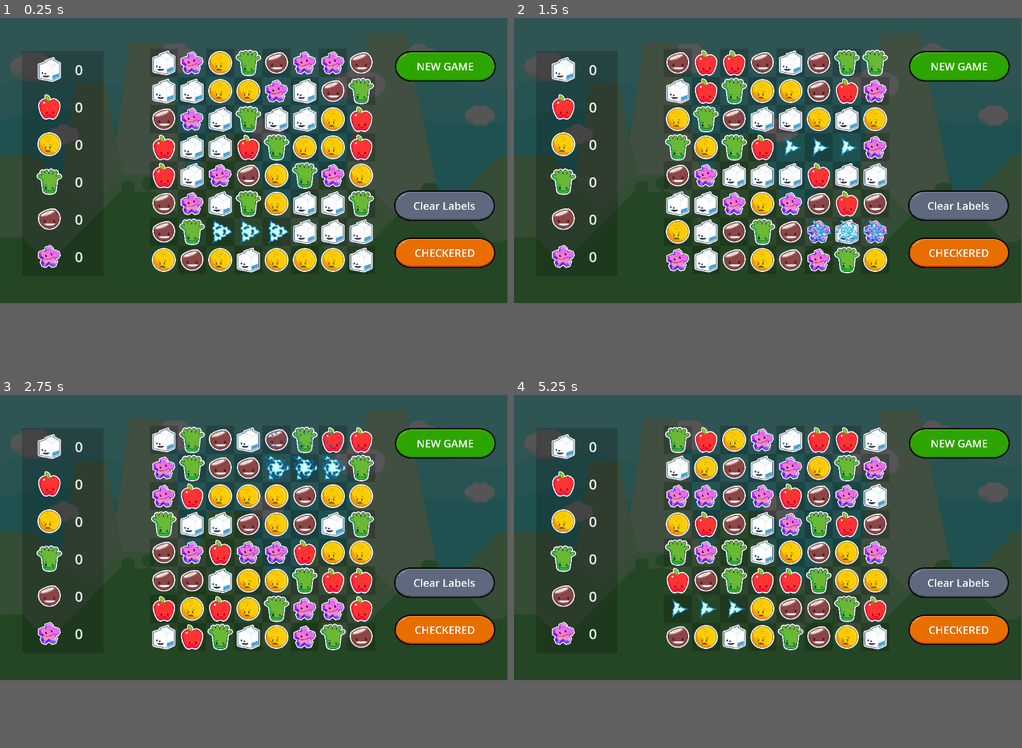
Above: before the commit, frames 1-4 (two rows, left to right).
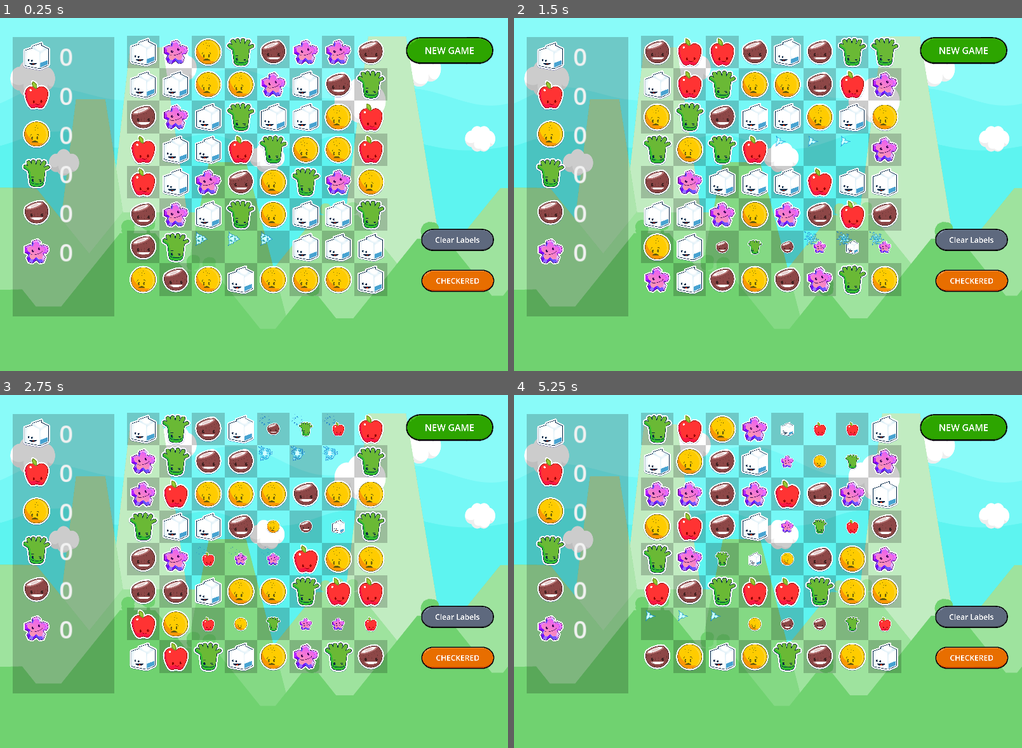
Above: after the commit, the same moments.

Repository: gitbrent/godot-match-3
Game: Godot game, scene res://game.tscn
Same seed, same stepped clock (60 frames per second), same inputs: the game is played once before the commit and once after it.
Inputs:
- Up to frame 1 (0.25 s): no input
- Up to frame 2 (1.5 s): click "Clear Labels" at 0.5 s; click "NEW GAME" at 1.25 s
- Up to frame 3 (2.75 s): click "NEW GAME" at 2 s
- Up to frame 4 (5.25 s): click "CHECKERED" at 2.75 s; click "Clear Labels" at 3.5 s; click "CHECKERED" at 4.25 s; click "NEW GAME" at 5 s
The window is 799x449 before the commit and 800x556 after it. Grey fills any space a smaller window leaves; there, only what the larger window draws over its background counts as a difference.

The runs differ from the first frame. In frame 1, 78% of the frame differs, in the area x 0-100%, y 0-86%; in frame 2, 79%; in frame 3, 80%; in frame 4, 80%.

Commit message:
MAJOR resize project display
2000x1390

Diff:
--- a/debug_label_theme.tres
+++ b/debug_label_theme.tres
@@ -4,4 +4,4 @@
 
 [resource]
 default_font = ExtResource("1_jo8de")
-default_font_size = 10
+default_font_size = 18
--- a/enums.gd
+++ b/enums.gd
@@ -4,6 +4,7 @@
 const APP_BLD:String = "2040510"
 const TWEEN_TIME:float = 0.25
 const EXPLODE_DELAY:int = 1
+const SRPITE_POS:Vector2 = Vector2(64,64)
 var current_debug_level = DEBUG_LEVEL.INFO  # Global variable to set the current debug level
 
 # =========================================================
--- a/game.tscn
+++ b/game.tscn
@@ -27,28 +27,34 @@
 script = ExtResource("1_ewnxx")
 
 [node name="Background" type="TextureRect" parent="."]
-offset_right = 1920.0
-offset_bottom = 1080.0
-scale = Vector2(0.6, 0.6)
+offset_right = 2000.0
+offset_bottom = 1390.0
 texture = ExtResource("1_h8otn")
-
-[node name="BkgdTextRect" type="Panel" parent="."]
-offset_right = 1154.0
-offset_bottom = 652.0
+expand_mode = 2
+
+[node name="BkgdDimmer" type="Panel" parent="."]
+visible = false
+anchors_preset = 15
+anchor_right = 1.0
+anchor_bottom = 1.0
+offset_right = 2000.0
+offset_bottom = 1390.0
+grow_horizontal = 2
+grow_vertical = 2
 theme_override_styles/panel = SubResource("StyleBoxFlat_103kv")
 
 [node name="VboxBkgd" type="Panel" parent="."]
 offset_left = 50.0
 offset_top = 75.0
-offset_right = 235.0
-offset_bottom = 587.0
+offset_right = 450.0
+offset_bottom = 1175.0
 theme_override_styles/panel = SubResource("StyleBoxFlat_k3sk6")
 
 [node name="GameStats" type="VBoxContainer" parent="."]
 offset_left = 80.0
 offset_top = 85.0
-offset_right = 230.0
-offset_bottom = 585.0
+offset_right = 405.0
+offset_bottom = 1185.0
 theme_override_constants/separation = 20
 
 [node name="HBoxContainer1" type="HBoxContainer" parent="GameStats"]
@@ -56,11 +62,11 @@
 theme_override_constants/separation = 25
 
 [node name="Control" type="Control" parent="GameStats/HBoxContainer1"]
-custom_minimum_size = Vector2(65, 65)
+custom_minimum_size = Vector2(128, 128)
 layout_mode = 2
 
 [node name="Sprite2D" type="Sprite2D" parent="GameStats/HBoxContainer1/Control"]
-scale = Vector2(0.25, 0.25)
+scale = Vector2(0.5, 0.5)
 texture = ExtResource("3_sh4xh")
 centered = false
 
@@ -68,7 +74,7 @@
 layout_mode = 2
 size_flags_horizontal = 3
 theme_override_colors/font_color = Color(0.945098, 0.945098, 0.945098, 1)
-theme_override_font_sizes/font_size = 32
+theme_override_font_sizes/font_size = 96
 text = "0"
 
 [node name="HBoxContainer2" type="HBoxContainer" parent="GameStats"]
@@ -76,11 +82,11 @@
 theme_override_constants/separation = 25
 
 [node name="Control" type="Control" parent="GameStats/HBoxContainer2"]
-custom_minimum_size = Vector2(65, 65)
+custom_minimum_size = Vector2(128, 128)
 layout_mode = 2
 
 [node name="Sprite2D" type="Sprite2D" parent="GameStats/HBoxContainer2/Control"]
-scale = Vector2(0.25, 0.25)
+scale = Vector2(0.5, 0.5)
 texture = ExtResource("3_qywvx")
 centered = false
 
@@ -88,7 +94,7 @@
 layout_mode = 2
 size_flags_horizontal = 3
 theme_override_colors/font_color = Color(0.945098, 0.945098, 0.945098, 1)
-theme_override_font_sizes/font_size = 32
+theme_override_font_sizes/font_size = 96
 text = "0"
 
 [node name="HBoxContainer3" type="HBoxContainer" parent="GameStats"]
@@ -96,11 +102,11 @@
 theme_override_constants/separation = 25
 
 [node name="Control" type="Control" parent="GameStats/HBoxContainer3"]
-custom_minimum_size = Vector2(65, 65)
+custom_minimum_size = Vector2(128, 128)
 layout_mode = 2
 
 [node name="Sprite2D" type="Sprite2D" parent="GameStats/HBoxContainer3/Control"]
-scale = Vector2(0.25, 0.25)
+scale = Vector2(0.5, 0.5)
 texture = ExtResource("4_2reex")
 centered = false
 
@@ -108,7 +114,7 @@
 layout_mode = 2
 size_flags_horizontal = 3
 theme_override_colors/font_color = Color(0.945098, 0.945098, 0.945098, 1)
-theme_override_font_sizes/font_size = 32
+theme_override_font_sizes/font_size = 96
 text = "0"
 
 [node name="HBoxContainer4" type="HBoxContainer" parent="GameStats"]
@@ -116,11 +122,11 @@
 theme_override_constants/separation = 25
 
 [node name="Control" type="Control" parent="GameStats/HBoxContainer4"]
-custom_minimum_size = Vector2(65, 65)
+custom_minimum_size = Vector2(128, 128)
 layout_mode = 2
 
 [node name="Sprite2D" type="Sprite2D" parent="GameStats/HBoxContainer4/Control"]
-scale = Vector2(0.25, 0.25)
+scale = Vector2(0.5, 0.5)
 texture = ExtResource("5_g428h")
 centered = false
 
@@ -128,7 +134,7 @@
 layout_mode = 2
 size_flags_horizontal = 3
 theme_override_colors/font_color = Color(0.945098, 0.945098, 0.945098, 1)
-theme_override_font_sizes/font_size = 32
+theme_override_font_sizes/font_size = 96
 text = "0"
 
 [node name="HBoxContainer5" type="HBoxContainer" parent="GameStats"]
@@ -136,11 +142,11 @@
 theme_override_constants/separation = 25
 
 [node name="Control" type="Control" parent="GameStats/HBoxContainer5"]
-custom_minimum_size = Vector2(65, 65)
+custom_minimum_size = Vector2(128, 128)
 layout_mode = 2
 
 [node name="Sprite2D" type="Sprite2D" parent="GameStats/HBoxContainer5/Control"]
-scale = Vector2(0.25, 0.25)
+scale = Vector2(0.5, 0.5)
 texture = ExtResource("7_o4d3d")
 centered = false
 
@@ -148,7 +154,7 @@
 layout_mode = 2
 size_flags_horizontal = 3
 theme_override_colors/font_color = Color(0.945098, 0.945098, 0.945098, 1)
-theme_override_font_sizes/font_size = 32
+theme_override_font_sizes/font_size = 96
 text = "0"
 
 [node name="HBoxContainer6" type="HBoxContainer" parent="GameStats"]
@@ -156,11 +162,11 @@
 theme_override_constants/separation = 25
 
 [node name="Control" type="Control" parent="GameStats/HBoxContainer6"]
-custom_minimum_size = Vector2(65, 65)
+custom_minimum_size = Vector2(128, 128)
 layout_mode = 2
 
 [node name="Sprite2D" type="Sprite2D" parent="GameStats/HBoxContainer6/Control"]
-scale = Vector2(0.25, 0.25)
+scale = Vector2(0.5, 0.5)
 texture = ExtResource("6_ot4tf")
 centered = false
 
@@ -168,19 +174,19 @@
 layout_mode = 2
 size_flags_horizontal = 3
 theme_override_colors/font_color = Color(0.945098, 0.945098, 0.945098, 1)
-theme_override_font_sizes/font_size = 32
+theme_override_font_sizes/font_size = 96
 text = "0"
 
 [node name="BoardTextRect" type="Panel" parent="."]
 visible = false
-offset_left = 340.0
+offset_left = 500.0
 offset_top = 70.0
-offset_right = 852.0
-offset_bottom = 582.0
+offset_right = 1524.0
+offset_bottom = 1094.0
 theme_override_styles/panel = SubResource("StyleBoxFlat_103kv")
 
 [node name="Board" parent="." instance=ExtResource("2_2ltbx")]
-position = Vector2(340, 70)
+position = Vector2(500, 70)
 
 [node name="Panel" type="Panel" parent="."]
 visible = false
@@ -201,11 +207,11 @@
 stream = ExtResource("8_7jpwb")
 
 [node name="BtnNewGame" type="TextureButton" parent="."]
-offset_left = 895.0
+offset_left = 1596.0
 offset_top = 74.0
-offset_right = 2054.0
+offset_right = 2755.0
 offset_bottom = 432.0
-scale = Vector2(0.2, 0.2)
+scale = Vector2(0.3, 0.3)
 texture_normal = ExtResource("10_qtl06")
 
 [node name="Label" type="Label" parent="BtnNewGame"]
@@ -221,11 +227,11 @@
 vertical_alignment = 1
 
 [node name="BtnClearDebugLabels" type="TextureButton" parent="."]
-offset_left = 893.0
-offset_top = 391.0
-offset_right = 2052.0
-offset_bottom = 749.0
-scale = Vector2(0.2, 0.2)
+offset_left = 1656.0
+offset_top = 829.0
+offset_right = 2815.0
+offset_bottom = 1187.0
+scale = Vector2(0.25, 0.25)
 texture_normal = ExtResource("11_bw3je")
 
 [node name="Label" type="Label" parent="BtnClearDebugLabels"]
@@ -241,11 +247,11 @@
 vertical_alignment = 1
 
 [node name="BtnMatchCol" type="TextureButton" parent="."]
-offset_left = 894.0
-offset_top = 498.0
-offset_right = 2053.0
-offset_bottom = 856.0
-scale = Vector2(0.2, 0.2)
+offset_left = 1657.0
+offset_top = 990.0
+offset_right = 2816.0
+offset_bottom = 1348.0
+scale = Vector2(0.25, 0.25)
 texture_normal = ExtResource("12_4fgvl")
 
 [node name="Label" type="Label" parent="BtnMatchCol"]
--- a/game_board/GameBoard.gd
+++ b/game_board/GameBoard.gd
@@ -407,7 +407,7 @@
 		for gem_cell in vbox.get_children():
 			gem_cell.initialize(GEM_COLOR_NAMES[randi() % GEM_COLOR_NAMES.size()])
 			gem_cell.get_child(1).visible = true
-			gem_cell.get_child(1).position = Vector2(32,32)
+			gem_cell.get_child(1).position = Enums.SRPITE_POS
 	# B:
 	check_board_explode_matches()
 
@@ -416,7 +416,7 @@
 		for gem_cell in vbox.get_children():
 			gem_cell.debug_show_debug_panel(false)
 			gem_cell.get_child(1).visible = true
-			gem_cell.get_child(1).position = Vector2(32,32)
+			gem_cell.get_child(1).position = Enums.SRPITE_POS
 			var debug_name = Enums.get_color_name_by_value(gem_cell.gem_color).substr(0,1)
 			var debug_str = "["+debug_name+"] " + str(gem_cell.get_child(1).visible)
 			Enums.debug_print(debug_str, Enums.DEBUG_LEVEL.DEBUG)
--- a/game_board/GemCell.gd
+++ b/game_board/GemCell.gd
@@ -8,8 +8,8 @@
 @onready var debug_ui_panel:Panel = $DebugUIPanel
 @onready var audio_gem_explode:AudioStreamPlayer = $AudioGemExplode
 # PROPS
-const SPRITE_SCALE:Vector2 = Vector2(0.25, 0.25)
-const DROP_OFFSET:int = 64 # (the sprite is centered in the 64x64 container, and uses a 32,32 position)
+const SPRITE_SCALE:Vector2 = Vector2(0.5, 0.5)
+const DROP_OFFSET:int = 128 # (the sprite is centered in the 128x128 container, and uses a 64,64 position)
 var gem_color:Enums.GemColor
 # Declare and preload textures
 var gem_textures: Dictionary = {
--- a/game_board/board.tscn
+++ b/game_board/board.tscn
@@ -12,13 +12,13 @@
 
 [node name="Background" type="Panel" parent="."]
 visible = false
-offset_right = 512.0
-offset_bottom = 512.0
+offset_right = 1024.0
+offset_bottom = 1024.0
 theme_override_styles/panel = SubResource("StyleBoxFlat_yj5kd")
 
 [node name="GridContainer" type="GridContainer" parent="."]
-offset_right = 512.0
-offset_bottom = 512.0
+offset_right = 1024.0
+offset_bottom = 1024.0
 theme_override_constants/h_separation = 0
 theme_override_constants/v_separation = 0
 columns = 8
@@ -40,47 +40,47 @@
 layout_mode = 2
 
 [node name="HBoxContainer" type="HBoxContainer" parent="."]
-custom_minimum_size = Vector2(512, 512)
+custom_minimum_size = Vector2(1024, 1024)
 offset_right = 512.0
 offset_bottom = 512.0
 theme_override_constants/separation = 0
 
 [node name="VBoxContainer0" type="VBoxContainer" parent="HBoxContainer"]
-custom_minimum_size = Vector2(64, 0)
+custom_minimum_size = Vector2(128, 0)
 layout_mode = 2
 theme_override_constants/separation = 0
 
 [node name="VBoxContainer1" type="VBoxContainer" parent="HBoxContainer"]
-custom_minimum_size = Vector2(64, 0)
+custom_minimum_size = Vector2(128, 0)
 layout_mode = 2
 theme_override_constants/separation = 0
 
 [node name="VBoxContainer2" type="VBoxContainer" parent="HBoxContainer"]
-custom_minimum_size = Vector2(64, 0)
+custom_minimum_size = Vector2(128, 0)
 layout_mode = 2
 theme_override_constants/separation = 0
 
 [node name="VBoxContainer3" type="VBoxContainer" parent="HBoxContainer"]
-custom_minimum_size = Vector2(64, 0)
+custom_minimum_size = Vector2(128, 0)
 layout_mode = 2
 theme_override_constants/separation = 0
 
 [node name="VBoxContainer4" type="VBoxContainer" parent="HBoxContainer"]
-custom_minimum_size = Vector2(64, 0)
+custom_minimum_size = Vector2(128, 0)
 layout_mode = 2
 theme_override_constants/separation = 0
 
 [node name="VBoxContainer5" type="VBoxContainer" parent="HBoxContainer"]
-custom_minimum_size = Vector2(64, 0)
+custom_minimum_size = Vector2(128, 0)
 layout_mode = 2
 theme_override_constants/separation = 0
 
 [node name="VBoxContainer6" type="VBoxContainer" parent="HBoxContainer"]
-custom_minimum_size = Vector2(64, 0)
+custom_minimum_size = Vector2(128, 0)
 layout_mode = 2
 theme_override_constants/separation = 0
 
 [node name="VBoxContainer7" type="VBoxContainer" parent="HBoxContainer"]
-custom_minimum_size = Vector2(64, 0)
+custom_minimum_size = Vector2(128, 0)
 layout_mode = 2
 theme_override_constants/separation = 0
--- a/game_board/board_square_0.tscn
+++ b/game_board/board_square_0.tscn
@@ -4,7 +4,7 @@
 bg_color = Color(0, 0, 0, 0.2)
 
 [node name="BoardSquare0" type="Control"]
-custom_minimum_size = Vector2(64, 64)
+custom_minimum_size = Vector2(128, 128)
 layout_mode = 3
 anchors_preset = 0
 offset_right = 64.0
--- a/game_board/board_square_1.tscn
+++ b/game_board/board_square_1.tscn
@@ -4,7 +4,7 @@
 bg_color = Color(1, 1, 1, 0.188235)
 
 [node name="BoardSquare1" type="Control"]
-custom_minimum_size = Vector2(64, 64)
+custom_minimum_size = Vector2(128, 128)
 layout_mode = 3
 anchors_preset = 0
 offset_right = 64.0
--- a/game_board/gem_cell.tscn
+++ b/game_board/gem_cell.tscn
@@ -165,7 +165,7 @@
 }]
 
 [node name="GemCell" type="Control"]
-custom_minimum_size = Vector2(64, 64)
+custom_minimum_size = Vector2(128, 128)
 layout_mode = 3
 anchors_preset = 0
 offset_right = 64.0
@@ -178,13 +178,15 @@
 anchors_preset = 15
 anchor_right = 1.0
 anchor_bottom = 1.0
+offset_right = 64.0
+offset_bottom = 64.0
 grow_horizontal = 2
 grow_vertical = 2
 theme_override_styles/panel = SubResource("StyleBoxFlat_lpbyf")
 
 [node name="Sprite2D" type="Sprite2D" parent="."]
-position = Vector2(32, 32)
-scale = Vector2(0.25, 0.25)
+position = Vector2(64, 64)
+scale = Vector2(0.5, 0.5)
 texture = ExtResource("2_33s7h")
 
 [node name="GemControl" type="Control" parent="."]
@@ -192,6 +194,8 @@
 anchors_preset = 15
 anchor_right = 1.0
 anchor_bottom = 1.0
+offset_right = 64.0
+offset_bottom = 64.0
 grow_horizontal = 2
 grow_vertical = 2
 script = ExtResource("3_sh1nc")
@@ -214,6 +218,8 @@
 anchors_preset = 15
 anchor_right = 1.0
 anchor_bottom = 1.0
+offset_right = 64.0
+offset_bottom = 64.0
 grow_horizontal = 2
 grow_vertical = 2
 theme_override_colors/font_color = Color(0, 0, 0, 1)
@@ -233,6 +239,8 @@
 anchors_preset = 15
 anchor_right = 1.0
 anchor_bottom = 1.0
+offset_right = 64.0
+offset_bottom = 64.0
 grow_horizontal = 2
 grow_vertical = 2
 theme_override_styles/panel = SubResource("StyleBoxFlat_lpbyf")
--- a/project.godot
+++ b/project.godot
@@ -21,6 +21,9 @@
 
 [display]
 
+window/size/viewport_width=2000
+window/size/viewport_height=1390
+window/stretch/mode="canvas_items"
 window/handheld/orientation=4
 
 [rendering]
